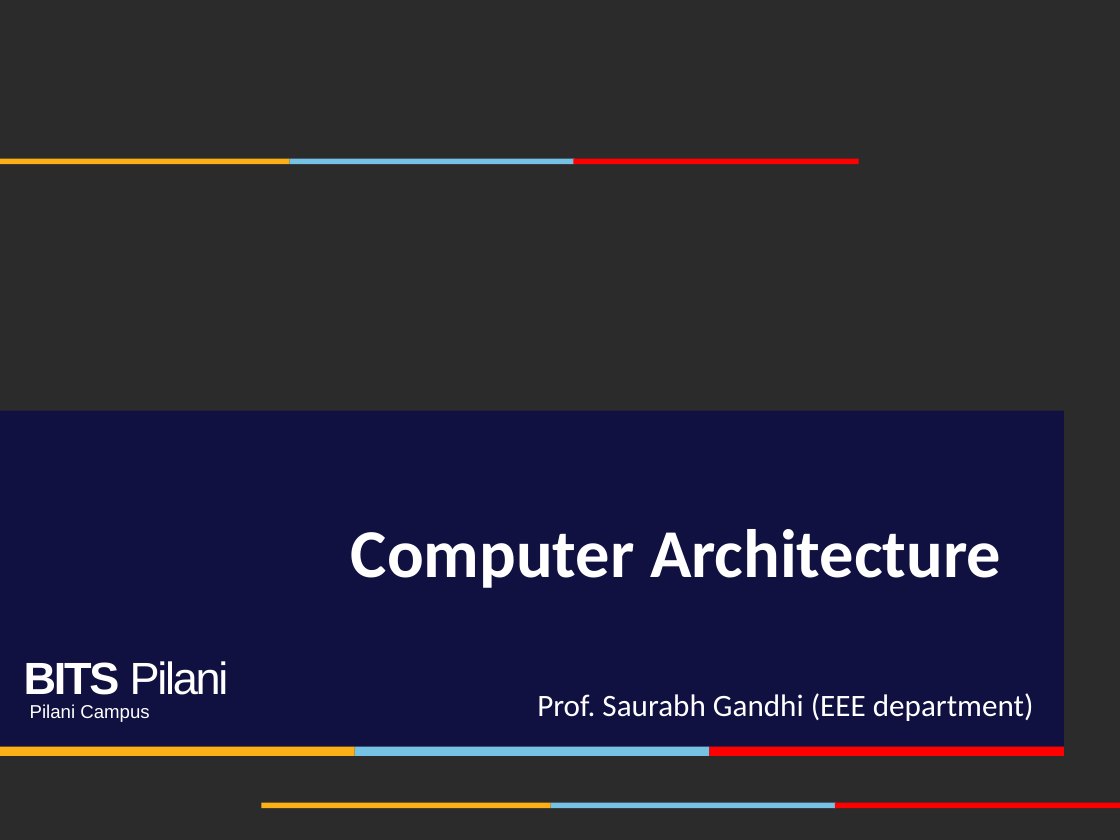
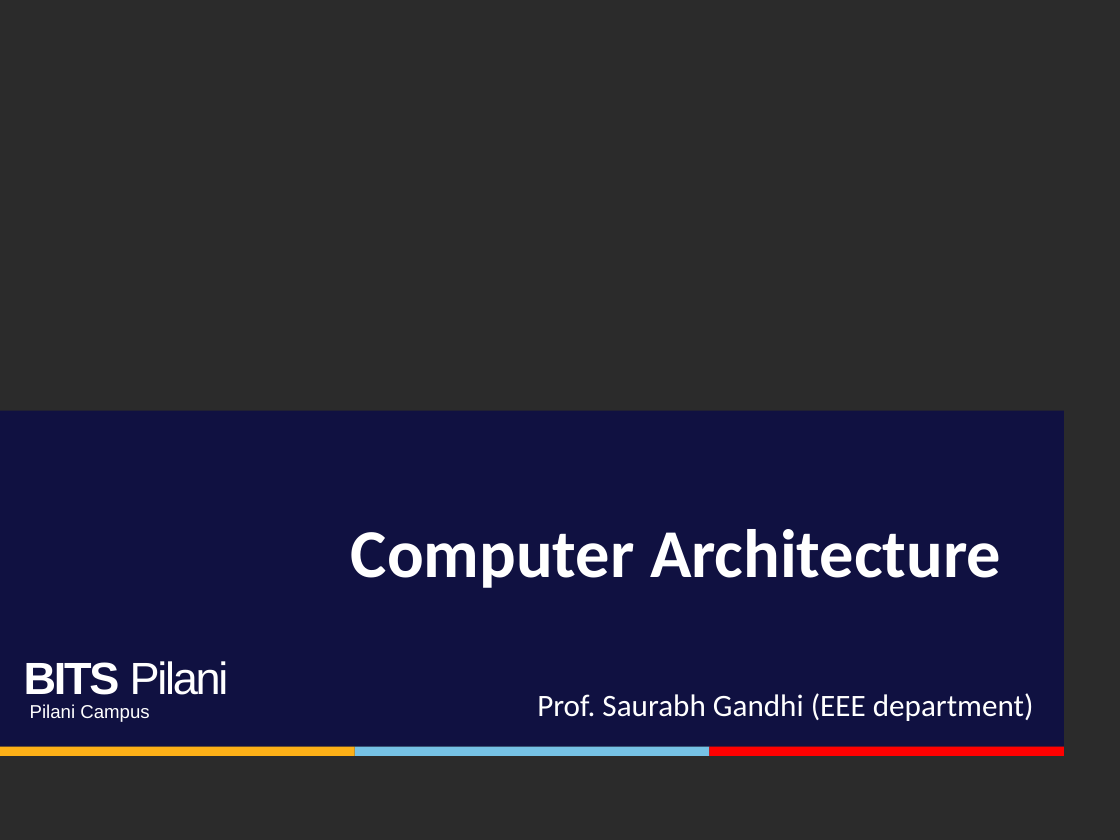
Before and after one commit to gsaurabhr-teaching/csf342-material, a slide deck: slide 1 of Lec-15-19-pipelined-cpu.pptx. Drawn at 1120x840 pixels with LibreOffice and Linux fonts; fonts in the diff are those of the drawing; background and template pictures are left out; a plain dark background stands for a picture behind light text. Boxes give left, top, right and bottom in pixels: in the first picture for what was removed or moved away, otherwise in the second. Text is boxed around its words. In the diff, an @@ line names an element or a change of style, - is before the commit and + after.

```diff
--- a/Lec-15-19-pipelined-cpu.pptx
+++ b/Lec-15-19-pipelined-cpu.pptx
@@ rectangle removed at bbox=[0, 159, 289, 165] @@
@@ rectangle removed at bbox=[289, 159, 575, 165] @@
@@ rectangle removed at bbox=[573, 159, 859, 165] @@
@@ rectangle removed at bbox=[261, 803, 550, 809] @@
@@ rectangle removed at bbox=[551, 803, 837, 809] @@
@@ rectangle removed at bbox=[834, 803, 1120, 809] @@
```
Also in this commit, not shown: 14 other slides changed, 5 slides added.
